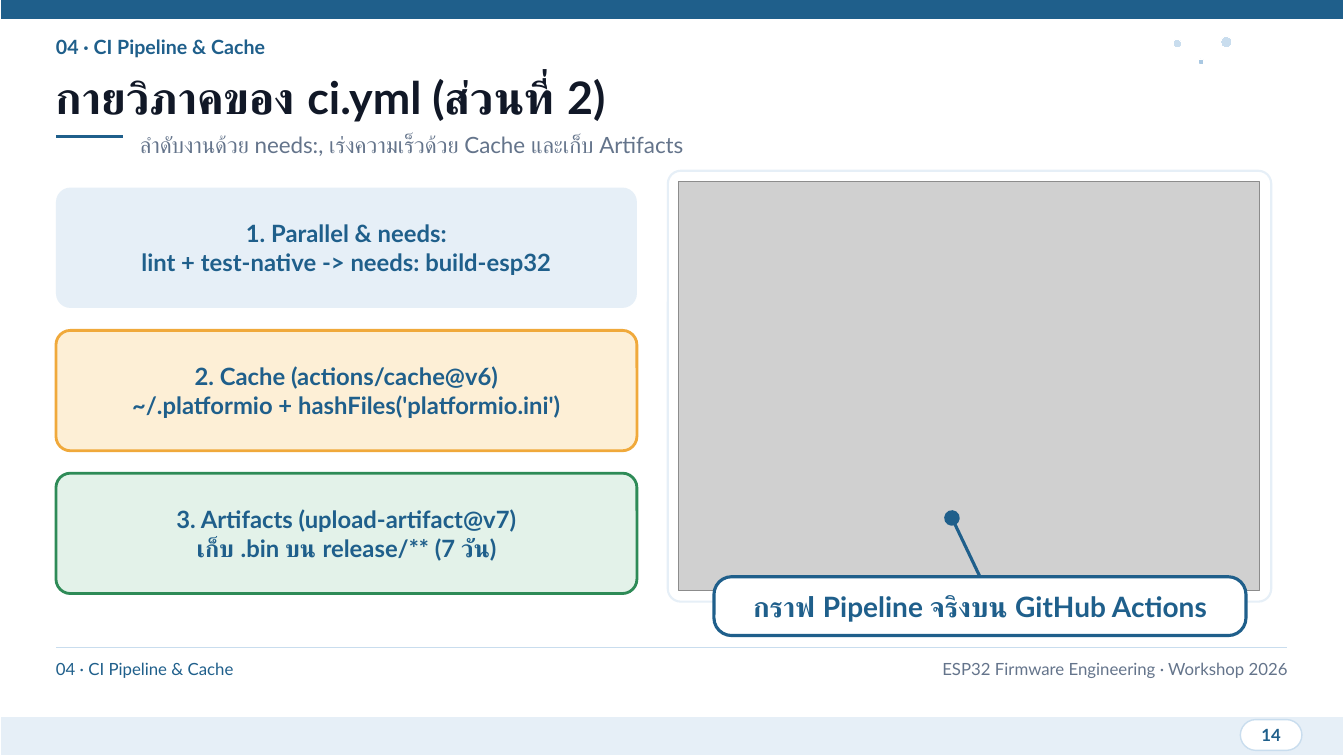
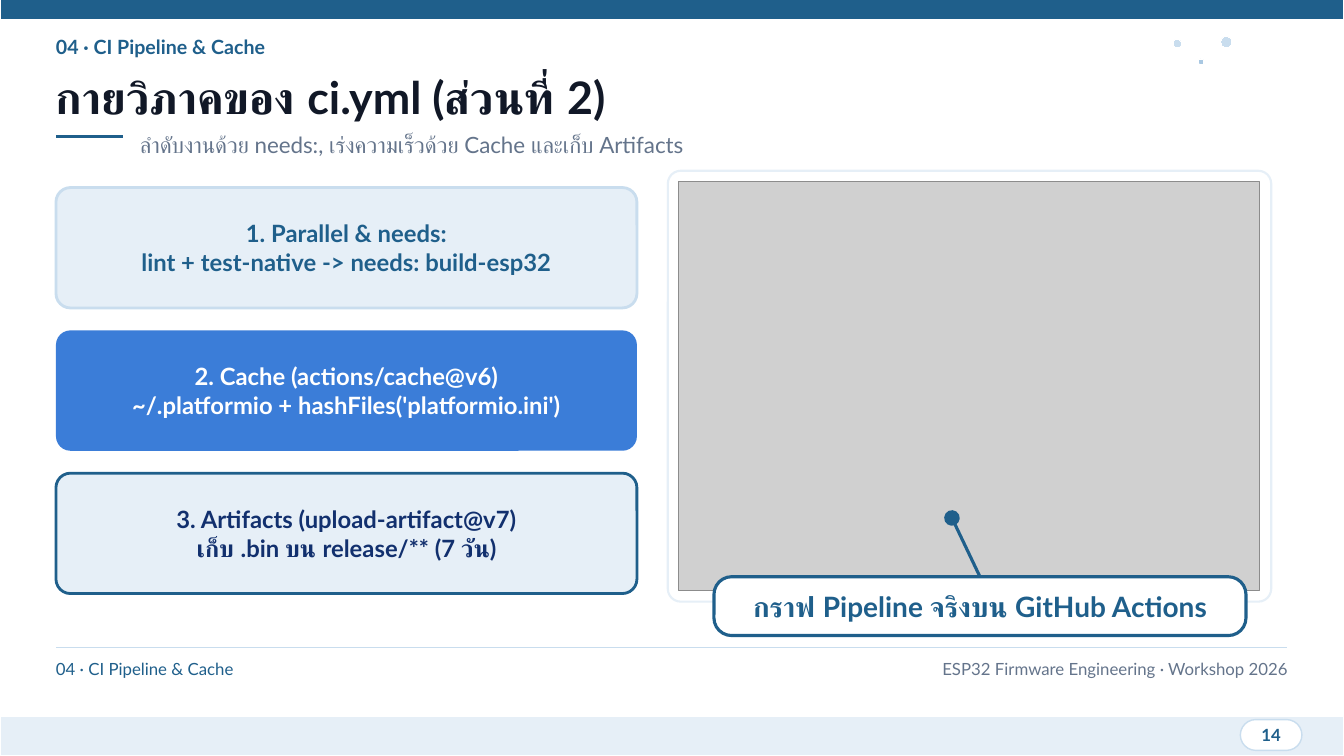
Before and after one commit to FreshmanMentor/git-practice, a slide deck: slide 14 of presentation/ESP32_Git_CICD_Workshop.pptx. Drawn at 1344x756 pixels with LibreOffice and Linux fonts; fonts in the diff are those of the drawing; grey boxes stand for pictures. Boxes give left, top, right and bottom in pixels: in the first picture for what was removed or moved away, otherwise in the second. Text is boxed around its words. In the diff, an @@ line names an element or a change of style, - is before the commit and + after.

Commit message:
style(presentation): enforce pure NDRS white-ice-navy palette without extra colors

```diff
--- a/presentation/ESP32_Git_CICD_Workshop.pptx
+++ b/presentation/ESP32_Git_CICD_Workshop.pptx
@@ rounded rectangle "1. Parallel & needs:" at (56,188,637,308): outline none to #C9DDEE 2 pt @@
@@ rounded rectangle "2. Cache (actions/cache@v6)" at (56,331,637,451): text colour #1F5F8B to #FFFFFF; fill #FDEFD6 to #3B7DD8; outline #F0A93B 2 pt to none @@
@@ rounded rectangle "3. Artifacts (upload-artifact@v7)" at (56,473,637,593): text colour #1F5F8B to #12306E; fill #E3F2E9 to #E6EFF7; outline #2E8B57 2 pt to #1F5F8B 2 pt @@
```
Also in this commit, not shown: 8 other slides changed, 1 other file.
